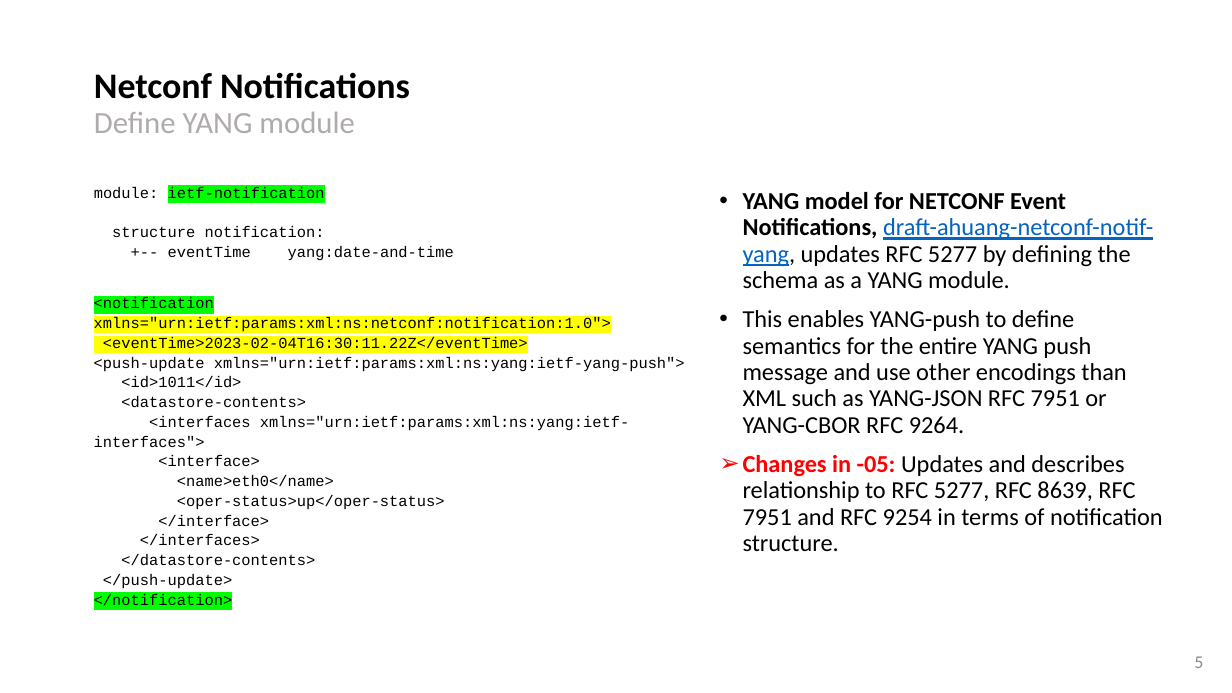
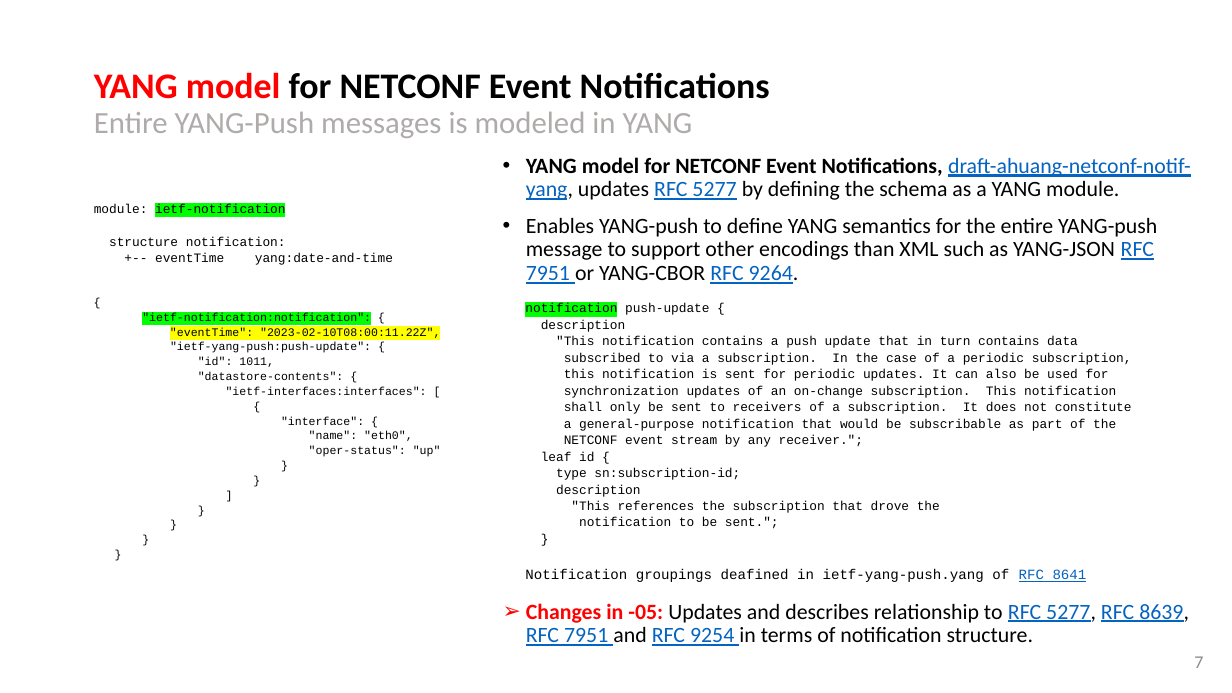
Before and after one commit to network-analytics/ietf-network-analytics-document-status, a slide deck: slide 7 of 120/NMOP/draft-ietf-nmop-yang-message-broker-integration.pptx (slide 5 before the commit). Drawn at 1232x693 pixels with LibreOffice and Linux fonts; fonts in the diff are those of the drawing. Boxes give left, top, right and bottom in pixels: in the first picture for what was removed or moved away, otherwise in the second. Text is boxed around its words. In the diff, an @@ line names an element or a change of style, - is before the commit and + after.

Commit message:
YANG-Push slides for netconf and nmop

```diff
--- a/120/NMOP/draft-ietf-nmop-yang-message-broker-integration.pptx
+++ b/120/NMOP/draft-ietf-nmop-yang-message-broker-integration.pptx
@@ title at box(94, 72, 770, 138): text changed; size 28 to 24 pt; text colour #000000 to #AFABAB; bold off @@
-Netconf Notifications
-Define YANG module
+YANG model for NETCONF Event Notifications
+Entire YANG-Push messages is modeled in YANG
@@ text "YANG model for NETCONF Event ...": place and size @@
-text "YANG model for NETCONF Event ..." at box(743, 192, 1163, 551)
+text "YANG model for NETCONF Event ..." at box(526, 157, 1191, 646)
@@ text at box(526, 157, 1191, 646): size 19 to 17 pt in "YANG model for NETCONF Event Notifications, draft-ahuang-net ...", "Changes in -05: Updates and describes relationship ..."; text colour #000000 to #0563C1, underline on in "RFC 5277", "RFC 5277, RFC 8639, RFC 7951 RFC ..." @@
@@ text "module: ietf-notification": place and size @@
-text "module: ietf-notification" at box(94, 187, 454, 261)
+text "module: ietf-notification" at box(94, 204, 393, 265)
@@ text "module: ietf-notification" at box(94, 204, 393, 265): size 12 to 10 pt @@
@@ text at box(526, 218, 1157, 284): text changed; size 19 to 17 pt @@
-• This enables YANG-push to define semantics for the entire YANG push message and use other encodings than XML such as YANG-JSON RFC 7951 or YANG-CBOR RFC 9264.
+• Enables YANG-push to define YANG semantics for the entire YANG-push message to support other encodings than XML such as YANG-JSON RFC 7951 or YANG-CBOR RFC 9264.
@@ text at box(142, 313, 441, 457): text changed; size 12 to 9 pt @@
-<notification xmlns="urn:ietf:params:xml:ns:netconf:notification:1.0">
-<eventTime>2023-02-04T16:30:11.22Z</eventTime>
-<push-update xmlns="urn:ietf:params:xml:ns:yang:ietf-yang-push">
-<id>1011</id>
-<datastore-contents>
-<interfaces xmlns="urn:ietf:params:xml:ns:yang:ietf-interfaces">
-<interface>
-<name>eth0</name>
-<oper-status>up</oper-status>
-</interface>
-</interfaces>
-</datastore-contents>
-</push-update>
-</notification>
+{
+"ietf-notification:notification": {
+"eventTime": "2023-02-10T08:00:11.22Z",
+"ietf-yang-push:push-update": {
+"id": 1011,
+"datastore-contents": {
+"ietf-interfaces:interfaces": [
+{
+"interface": {
+"name": "eth0",
+"oper-status": "up"
+}
+}
+]
+}
+}
+}
+}
@@ text added at box(525, 303, 1132, 582), 10 pt, text #000000 @@
+notification push-update {
+description
+"This notification contains a push update that in turn contains data
+subscribed to via a subscription. In the case of a periodic subscription,
+this notification is sent for periodic updates. It can also be used for
+synchronization updates of an on-change subscription. This notification
+shall only be sent to receivers of a subscription. It does not constitute
+a general-purpose notification that would be subscribable as part of the
+NETCONF event stream by any receiver.";
+leaf id {
+type sn:subscription-id;
+description
+"This references the subscription that drove the
+notification to be sent.";
+}
+Notification groupings deafined in ietf-yang-push.yang of RFC 8641
@@ page number at box(1194, 656, 1203, 668): text changed @@
-5
+7
```
Also in this commit, not shown: 7 other slides changed, 7 slides added, 3 other files.
